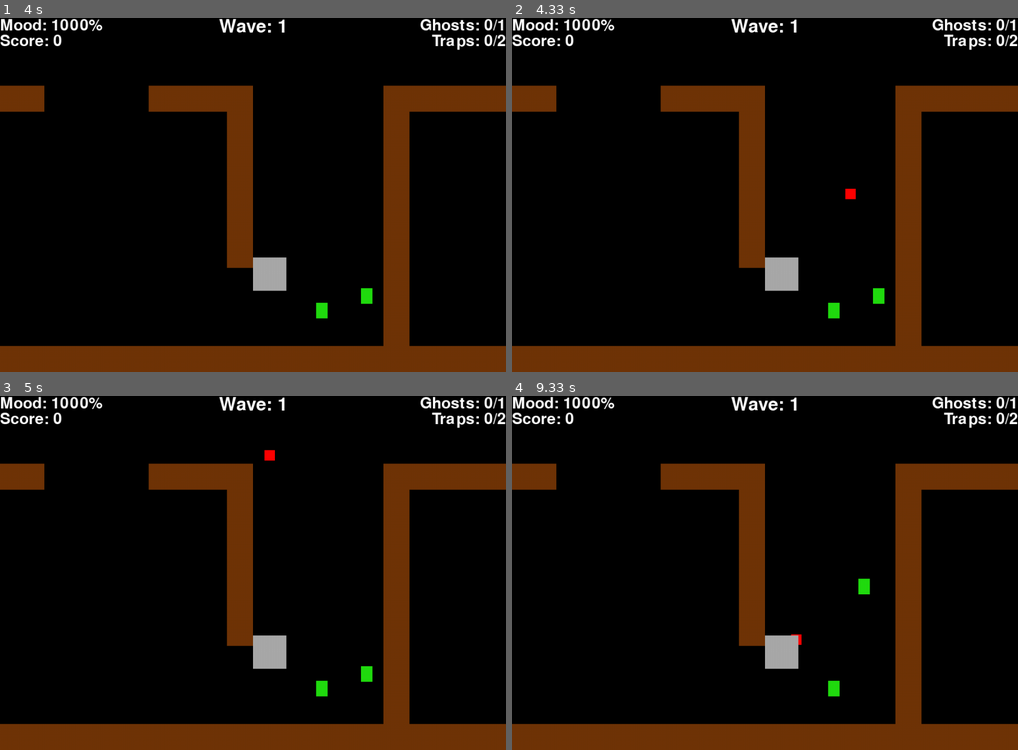
Above: before the commit, frames 1-4 (two rows, left to right).
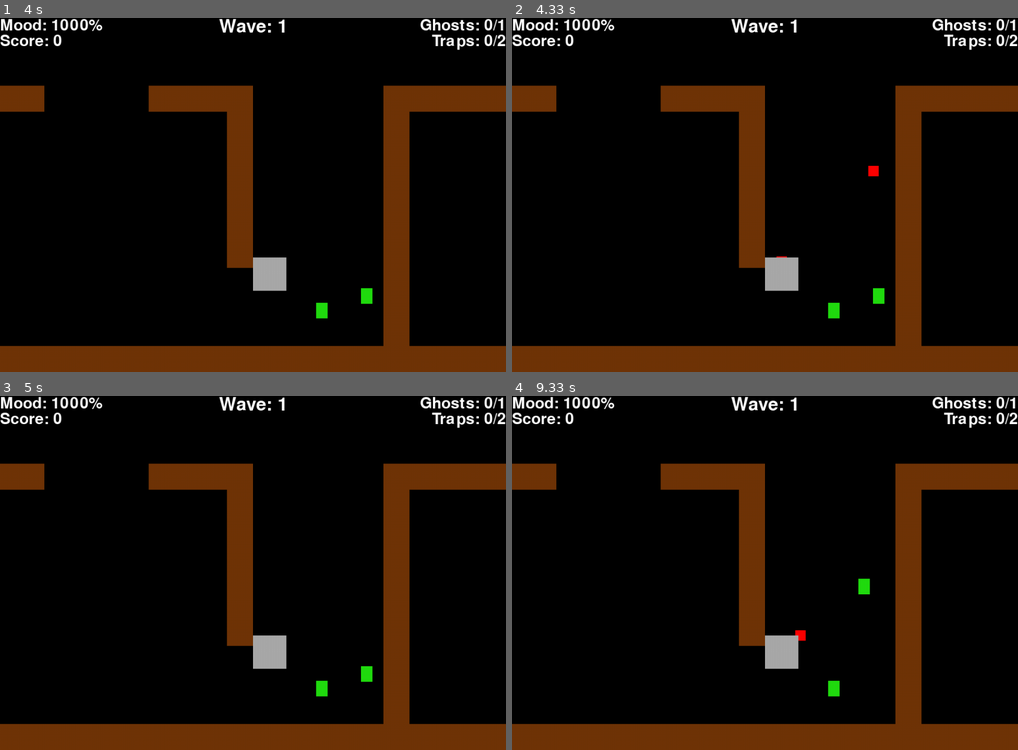
Above: after the commit, the same moments.

Repository: Danya0x07/Ghost-Hunter
Game: pygame game, started from main.py
Same seed, same stepped clock (60 frames per second), same inputs: the game is played once before the commit and once after it.
Inputs (mouse positions are in pixels of both pictures, inside the frame that each line leads up to):
- Up to frame 1 (4 s): click (253, 170) at 0.38 s; hold Space 0.67-1.13 s; hold D 0.67-1.13 s; move the mouse to (232, 209) at 0.7 s; hold D 1.17-1.63 s; tap Space at 1.23, 1.53, 1.73, 2.03, 3.07, 3.37, 3.63 s; hold W 1.67-2.13 s; click (303, 272) at 2.22 s; hold A 3-3.53 s; hold S 3.57-3.87 s; click (313, 226) at 3.95 s
- Up to frame 2 (4.33 s): click (775, 74) at 4.28 s
- Up to frame 3 (5 s): no input
- Up to frame 4 (9.33 s): hold W 5-5.37 s; tap Space at 5.07, 5.47, 5.77, 6.13, 6.53, 6.83, 7.03, 7.33, 7.53, 8.37, 8.67, 8.93 s; hold D 5.4-6.03 s; hold S 6.07-6.43 s; hold A 6.47-6.93 s; hold D 6.97-7.43 s; hold W 7.47-7.77 s; hold A 8.3-8.83 s; hold S 8.87-9.17 s; click (896, 541) at 9.25 s

Frame 1 is identical in both runs. In frame 2, 0.1% of the frame differs, in the area x 52-73%, y 41-68%; in frame 3, less than 0.1%; in frame 4, less than 0.1%.

Commit message:
Healer удалён из проекта.

Diff:
--- a/config.py
+++ b/config.py
@@ -26,7 +26,7 @@
 PLAYER_HP_MAX = 1000
 
 PLAYER_PLASMA_SIZE = (PLAYER_PLASMA_WIDTH, PLAYER_PLASMA_HEIGHT) = (20, 20)
-PLAYER_PLASMA_SPEED = 10
+PLAYER_PLASMA_SPEED = 13
 PLAYER_PLASMA_COLOR = Color('#FF0000')
 PLAYER_PLASMA_OFFSET = 10
 
@@ -38,27 +38,14 @@
 ENEMY_SHOOT_TIMEOUT = 30
 ENEMY_VEER_TIMEOUT = (100, 300)
 
-DAMAGE_PLASMA_SIZE = (DAMAGE_PLASMA_WIDTH, DAMAGE_PLASMA_HEIGHT) = (16, 16)
-DAMAGE_PLASMA_SPEED = 10
-DAMAGE_PLASMA_COLOR = Color('#00FF3B')
-DAMAGE_PLASMA_OFFSET = (-25, -15)
+ENEMY_PLASMA_SIZE = (ENEMY_PLASMA_WIDTH, ENEMY_PLASMA_HEIGHT) = (16, 16)
+ENEMY_PLASMA_SPEED = 13
+ENEMY_PLASMA_COLOR = Color('#00FF3B')
+ENEMY_PLASMA_OFFSET = (-25, -15)
 
-HEALER_SIZE = (HEALER_WIDTH, HEALER_HEIGHT) = (64, 64)
-HEALER_COLOR = Color('#3311CC')
-HEALER_SPEED = 9
-HEALER_BORDER = 20
-HEALER_FRAME_SIZE = (HEALER_WIDTH + HEALER_BORDER * 2, HEALER_HEIGHT + HEALER_BORDER * 2)
-HEALER_SHOOT_TIMEOUT = 40
-HEALER_VEER_TIMEOUT = (150, 360)
-
-HEAL_PLASMA_SIZE = (HEAL_PLASMA_WIDTH, HEAL_PLASMA_HEIGHT) = (20, 20)
-HEAL_PLASMA_SPEED = 10
-HEAL_PLASMA_COLOR = Color('#003BFF')
-HEAL_PLASMA_OFFSET = (10, 20)
-
-BOMB_SIZE = (BOMB_WIDTH, BOMB_HEIGHT) = (22, 30)
-BOMB_COLOR = Color('#22DD11')
-BOMB_TIMEOUT = 40
+TRAP_SIZE = (TRAP_WIDTH, TRAP_HEIGHT) = (22, 30)
+TRAP_COLOR = Color('#22DD11')
+TRAP_TIMEOUT = 40
 
 TELEPORT_SIZE = (TELEPORT_WIDTH, TELEPORT_HEIGHT) = (64, 64)
 TELEPORT_COLOR = Color('#AA22EE')
--- a/mob.py
+++ b/enemy.py
@@ -2,25 +2,24 @@
 from math import sqrt
 
 from things import MovingThing
-from plasma import Plasma, EnemyPlasma, HealerPlasma
+from plasma import EnemyPlasma
 from config import *
 
 
-class Mob(MovingThing):
-    SIZE = (50, 50)
-    COLOR = (0, 0, 0)
-    FRAME_SIZE = (70, 70)
-    VEER_TIMEOUT = (120, 180)
-    SHOOT_TIMEOUT = 30
-    SPEED = 5
-    BULLET_TYPE = Plasma
+class Enemy(MovingThing):
+    SIZE = ENEMY_SIZE
+    COLOR = ENEMY_COLOR
+    FRAME_SIZE = ENEMY_FRAME_SIZE
+    VEER_TIMEOUT = ENEMY_VEER_TIMEOUT
+    SHOOT_TIMEOUT = ENEMY_SHOOT_TIMEOUT
+    SPEED = ENEMY_SPEED
 
     def __init__(self, x, y):
         super().__init__(self.SIZE, self.COLOR, y_vel=1, topleft=(x, y))
         self.frame_rect = self.image.get_rect(size=self.FRAME_SIZE, center=self.rect.center)
-        self.veer_timer = Mob.EventTimer(self.veer)
+        self.veer_timer = Enemy.EventTimer(self.veer)
         self.veer_timeout = 120
-        self.shoot_timer = Mob.EventTimer(self.shoot)
+        self.shoot_timer = Enemy.EventTimer(self.shoot)
 
     def update(self, scene):
         self.frame_rect.x += self.x_vel
@@ -50,9 +49,9 @@
         self.veer_timeout = randint(*self.VEER_TIMEOUT)
 
     def shoot(self, plasmas):
-        x_vel = randint(-self.BULLET_TYPE.SPEED, self.BULLET_TYPE.SPEED)
-        y_vel = int(sqrt(self.BULLET_TYPE.SPEED ** 2 - x_vel ** 2)) * choice((-1, 1))
-        plasma = self.BULLET_TYPE(x_vel, y_vel, self.rect.center)
+        x_vel = randint(-ENEMY_PLASMA_SPEED, ENEMY_PLASMA_SPEED)
+        y_vel = int(sqrt(ENEMY_PLASMA_SPEED ** 2 - x_vel ** 2)) * choice((-1, 1))
+        plasma = EnemyPlasma(x_vel, y_vel, self.rect.center)
         plasmas.add(plasma)
 
     @classmethod
@@ -60,35 +59,3 @@
         for i in range(number):
             pos = choice(positions)
             group.add(cls(*pos))
-
-    class EventTimer:
-
-        def __init__(self, handler):
-            self.handler = handler
-            self.counter = 0
-
-        def update(self, timeout, args=()):
-            if self.counter >= timeout:
-                self.counter = 0
-                self.handler(*args)
-            else: self.counter += 1
-
-
-class Enemy(Mob):
-    SIZE = ENEMY_SIZE
-    COLOR = ENEMY_COLOR
-    FRAME_SIZE = ENEMY_FRAME_SIZE
-    VEER_TIMEOUT = ENEMY_VEER_TIMEOUT
-    SHOOT_TIMEOUT = ENEMY_SHOOT_TIMEOUT
-    SPEED = ENEMY_SPEED
-    BULLET_TYPE = EnemyPlasma
-
-
-class Healer(Mob):
-    SIZE = HEALER_SIZE
-    COLOR = HEALER_COLOR
-    FRAME_SIZE = HEALER_FRAME_SIZE
-    VEER_TIMEOUT = HEALER_VEER_TIMEOUT
-    SHOOT_TIMEOUT = HEALER_SHOOT_TIMEOUT
-    SPEED = HEALER_SPEED
-    BULLET_TYPE = HealerPlasma
--- a/maps.py
+++ b/maps.py
@@ -68,7 +68,7 @@
     "#          #   #           #       #     #######################     #",
     "#          #   #                   #     #                           #",
     "######     #   #                   #     #                           #",
-    "#          #   #       h           #     #                  ######   #",
+    "#          #   #                   #     #                  ######   #",
     "#          #   #                   #     # 2                         #",
     "#          #   #                   #     #                           #",
     "#          #   #####################     #######################     #",
--- a/plasma.py
+++ b/plasma.py
@@ -6,11 +6,10 @@
 from config import *
 
 
-class Plasma(MovingThing):
-    SIZE = (16, 16)
-    COLOR = (255, 255, 255)
-    SPEED = 20
-    OFFSET = (0, 0)
+class EnemyPlasma(MovingThing):
+    SIZE = ENEMY_PLASMA_SIZE
+    COLOR = ENEMY_PLASMA_COLOR
+    OFFSET = ENEMY_PLASMA_OFFSET
 
     def __init__(self, x_vel, y_vel, center):
         super().__init__(self.SIZE, self.COLOR, x_vel, y_vel, center=center)
@@ -24,24 +23,9 @@
             scene.plasmas.remove(self)
 
 
-class EnemyPlasma(Plasma):
-    SIZE = DAMAGE_PLASMA_SIZE
-    COLOR = DAMAGE_PLASMA_COLOR
-    SPEED = DAMAGE_PLASMA_SPEED
-    OFFSET = DAMAGE_PLASMA_OFFSET
-
-
-class HealerPlasma(Plasma):
-    SIZE = HEAL_PLASMA_SIZE
-    COLOR = HEAL_PLASMA_COLOR
-    SPEED = HEAL_PLASMA_SPEED
-    OFFSET = HEAL_PLASMA_OFFSET
-
-
 class PlayerPlasma(MovingThing):
     SIZE = PLAYER_PLASMA_SIZE
     COLOR = PLAYER_PLASMA_COLOR
-    SPEED = PLAYER_PLASMA_SPEED
     OFFSET = PLAYER_PLASMA_OFFSET
 
     def __init__(self, x_vel, y_vel, center):
@@ -55,6 +39,3 @@
         if enemy:
             scene.enemies.remove(enemy)
             scene.player.score += 1
-        healer = self.check_collision(self.rect, scene.healers)
-        if healer:
-            scene.healers.remove(healer)
--- a/player.py
+++ b/player.py
@@ -52,12 +52,12 @@
         if wall is not None:
             self.handle_collision(self.rect, wall.rect, x_vel, y_vel)
 
-    def handle_trap(self, traps, limit):
+    def handle_trap(self, traps, wave):
         for trap in traps:
             if collide_rect(self, trap):
                 traps.remove(trap)
                 return
-        if len(traps) < limit:
+        if len(traps) <= wave:
             trap = Trap(self.rect.center)
             traps.add(trap)
 
--- a/scenes.py
+++ b/scenes.py
@@ -5,11 +5,11 @@
 
 import maps
 from maps import get_total_level_size
-from interface_objects import Button, Label, DataDisplayer
+from interface import Button, Label, DataDisplayer
 from decor import Wall
 from camera import Camera
 from player import Player
-from mob import Enemy, Healer
+from enemy import Enemy
 from teleport import Teleport
 from config import *
 
@@ -103,7 +103,6 @@
         super().__init__(screen, GAME_BG_COLOR)
         self.walls = Group()
         self.enemies = Group()
-        self.healers = Group()
         self.plasmas = Group()
         self.traps = Group()
         self.teleports = Group()
@@ -123,8 +122,6 @@
                     self.player = Player(x, y)
                 elif col == 's':
                     self.spawn_positions.append((x, y))
-                elif col == 'h':
-                    self.healers.add(Healer(x, y))
                 elif col == '1':
                     self.teleports.add(Teleport(x, y, '1', '2'))
                 elif col == '2':
@@ -141,7 +138,7 @@
                 if e.key == K_ESCAPE:
                     self.return_code = 'tomenu'
                 elif e.key == K_SPACE:
-                    self.player.handle_trap(self.traps, self.wave + 1)
+                    self.player.handle_trap(self.traps, self.wave)
                 else:
                     self.player.set_direction(e.key, True)
             elif e.type == KEYUP:
@@ -159,7 +156,6 @@
     def update_objects(self):
         self.player.update(self)
         self.enemies.update(self)
-        self.healers.update(self)
         self.plasmas.update(self)
         self.traps.update(self)
         self.teleports.update(self)
@@ -176,7 +172,6 @@
         self.draw_group(self.teleports)
         self.draw_group(self.traps)
         self.draw_group(self.plasmas)
-        self.draw_group(self.healers)
         self.screen.blit(self.player.image, self.camera.apply(self.player))
         self.draw_group(self.enemies)
         self.stats.draw(self.screen)
--- a/teleport.py
+++ b/teleport.py
@@ -12,27 +12,21 @@
         self.tgt_id = tgt_id
         self.active = True
 
-    def handle_teleporting(self, teleport, mobs):
-        mob = self.check_collision(self.rect, mobs)
-        if mob:
-            mob.frame_rect.center = teleport.rect.center
-            teleport.active = False
-
     def update(self, scene):
         if self.active and self.tgt_id:
             tgt_teleport = self.get_tp_by_id(scene.teleports, self.tgt_id)
             if collide_rect(self, scene.player):
                 scene.player.rect.center = tgt_teleport.rect.center
                 tgt_teleport.active = False
-            self.handle_teleporting(tgt_teleport, scene.enemies)
-            self.handle_teleporting(tgt_teleport, scene.healers)
+            mob = self.check_collision(self.rect, scene.enemies)
+            if mob:
+                mob.frame_rect.center = tgt_teleport.rect.center
+                tgt_teleport.active = False
         else:
             is_overlayed = False
             if collide_rect(self, scene.player):
                 is_overlayed = True
             if self.check_collision(self.rect, scene.enemies):
-                is_overlayed = True
-            if self.check_collision(self.rect, scene.healers):
                 is_overlayed = True
             self.active = not is_overlayed
 
--- a/things.py
+++ b/things.py
@@ -16,6 +16,18 @@
             if object_rect.colliderect(obstacle):
                 return obstacle
 
+    class EventTimer:
+
+        def __init__(self, handler):
+            self.handler = handler
+            self.counter = 0
+
+        def update(self, timeout, args=()):
+            if self.counter >= timeout:
+                self.counter = 0
+                self.handler(*args)
+            else: self.counter += 1
+
 
 class MovingThing(Thing):
 
--- a/trap.py
+++ b/trap.py
@@ -5,17 +5,14 @@
 class Trap(Thing):
 
     def __init__(self, center):
-        super().__init__(BOMB_SIZE, BOMB_COLOR, center=center)
+        super().__init__(TRAP_SIZE, TRAP_COLOR, center=center)
         self.timeout = 0
 
     def update(self, scene):
-        if self.timeout < BOMB_TIMEOUT:
+        if self.timeout < TRAP_TIMEOUT:
             self.timeout += 1
             return
         enemy = self.check_collision(self.rect, scene.enemies)
         if enemy:
             scene.player.score += 1
             scene.enemies.remove(enemy)
-        healer = self.check_collision(self.rect, scene.healers)
-        if healer:
-            scene.healers.remove(healer)
Renamed: interface_objects.py -> interface.py
